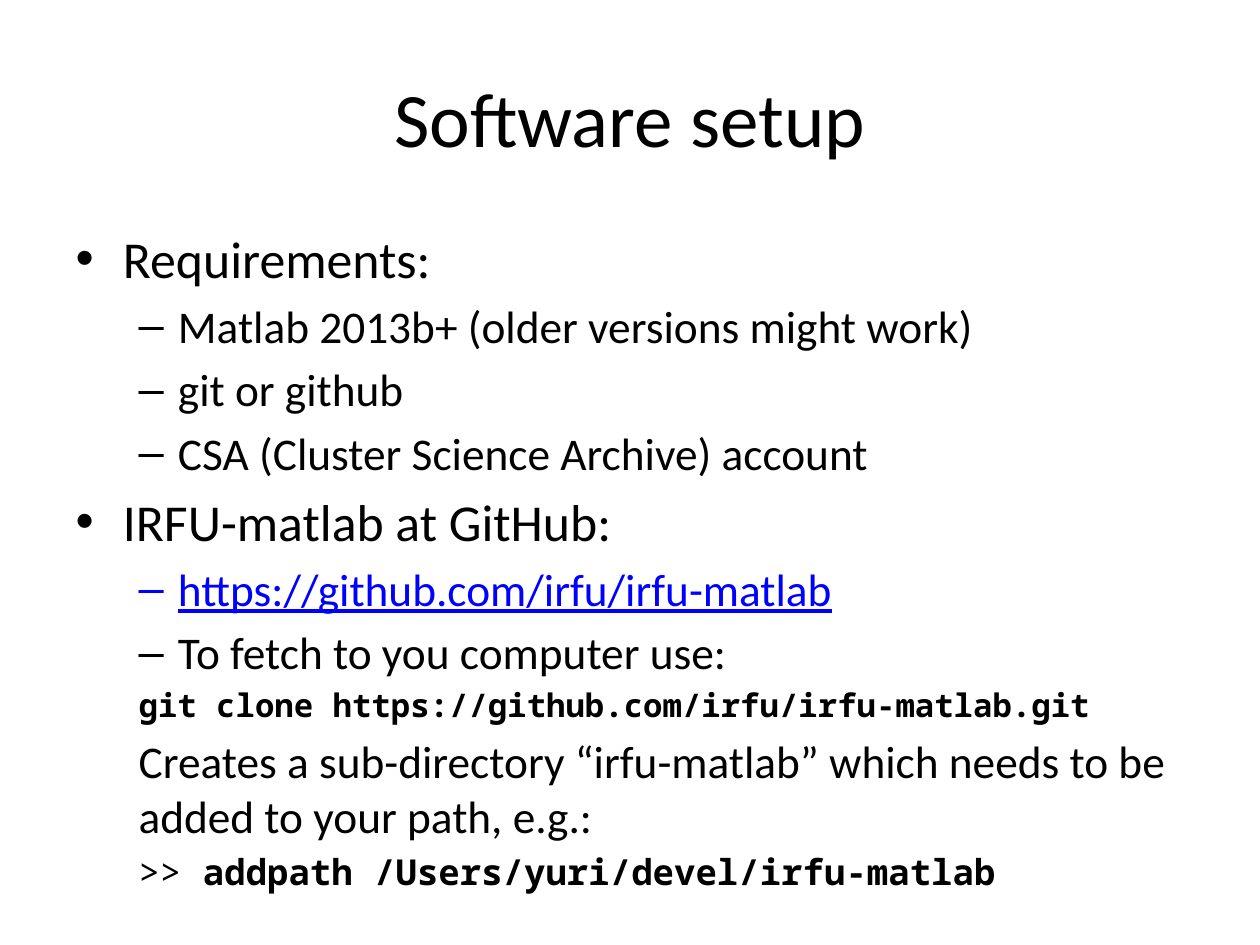
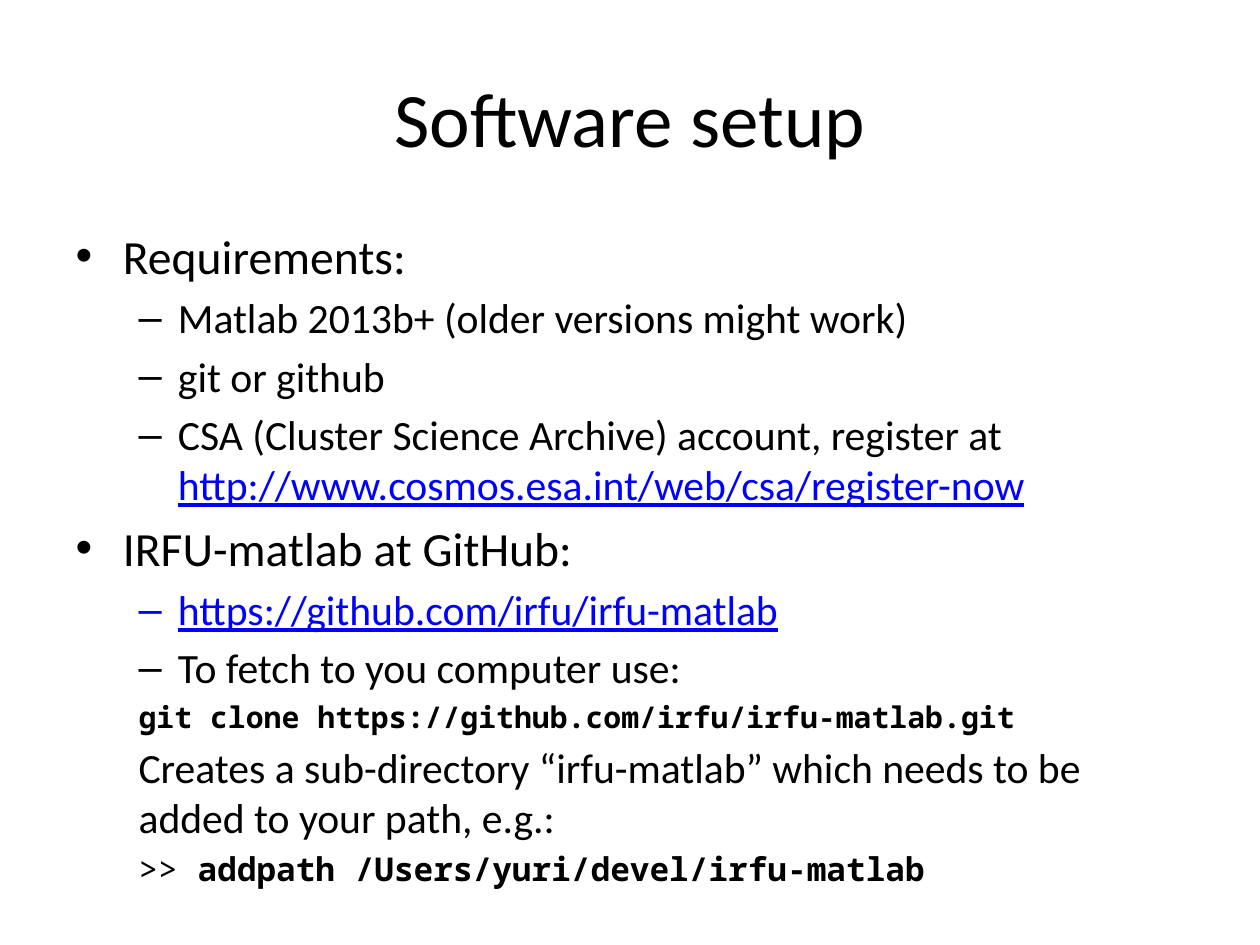
Before and after one commit to irfu/Nordita_Magnetic_Reconnection_School_2015, a slide deck: slide 2 of Lectures/Lecture_1.pptx. Drawn at 1260x945 pixels with LibreOffice and Linux fonts; fonts in the diff are those of the drawing. Boxes give left, top, right and bottom in pixels: in the first picture for what was removed or moved away, otherwise in the second. Text is boxed around its words. In the diff, an @@ line names an element or a change of style, - is before the commit and + after.

```diff
--- a/Lectures/Lecture_1.pptx
+++ b/Lectures/Lecture_1.pptx
@@ text at <box>123,241,1081,840</box>: size 29.6 to 27.2 pt in "Requirements:", "IRFU-matlab at GitHub:"; size 25.9 to 23.8 pt in "Matlab 2013b+ (older versions might work)", "git or github", "https://github.com/irfu/irfu-matlab", "To fetch to you computer use:" and 1 more places; size 18.5 to 17 pt in "git clone https://github.com/irfu/irfu-matlab.git"; size 20.4 to 18.7 pt in ">> addpath /Users/yuri/devel/irfu-matlab" @@
@@ text at <box>178,419,1024,507</box>: text changed; size 25.9 to 23.8 pt; text colour #000000 to #0000FF @@
-  – CSA (Cluster Science Archive) account
+  – CSA (Cluster Science Archive) account, register at http://www.cosmos.esa.int/web/csa/register-now
```
Also in this commit, not shown: 6 other slides changed, 1 slide removed, 1 other file.
